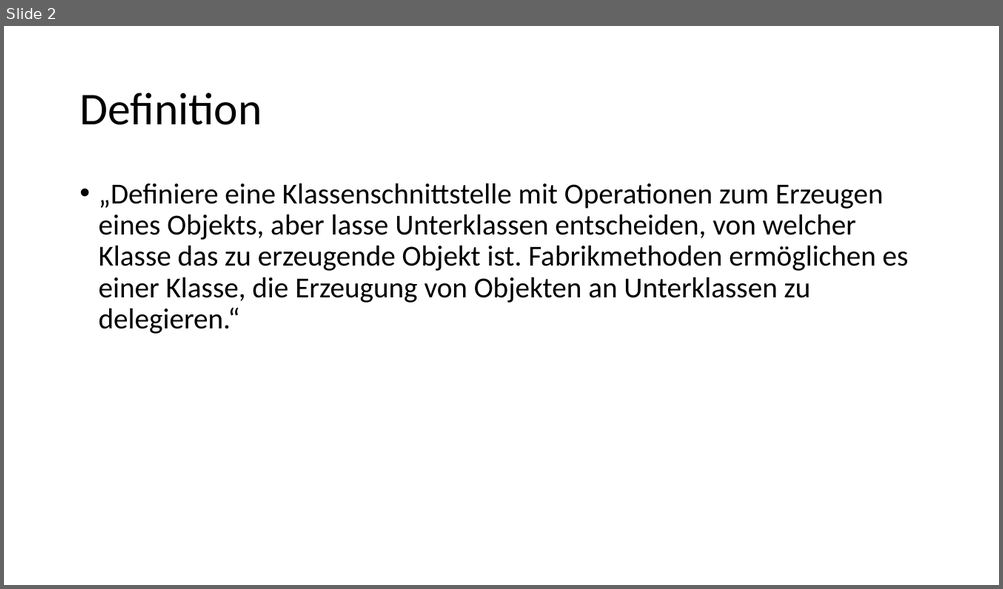
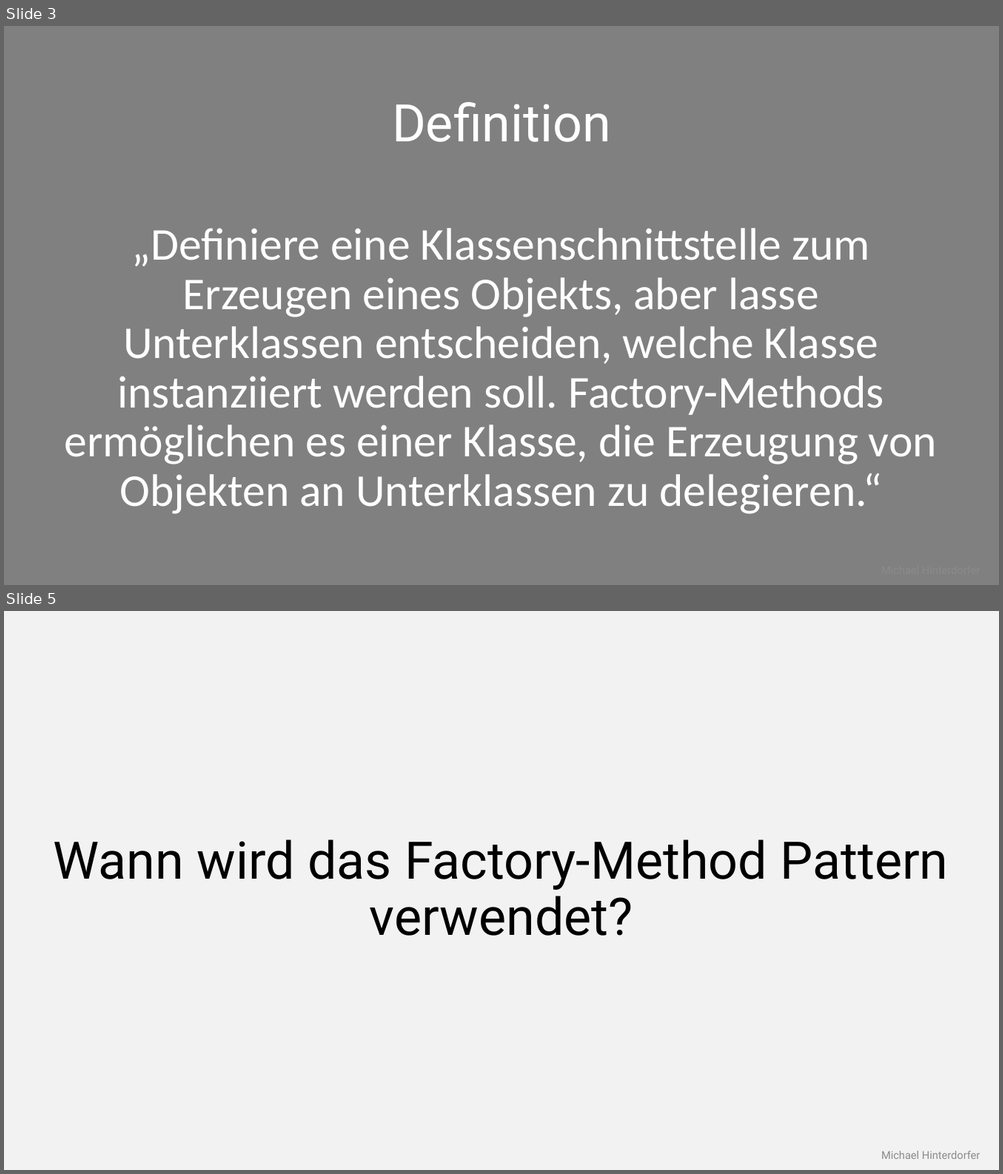
Before and after one commit to mhinterdorfer/FactoryMethod, a slide deck: Presentation/Präsentation.pptx. Shown one above the other, each under a label of ours: slide 2 before the commit, slides 3 and 5 after it; the slides between them are not shown. The pictures are 1003x589 and 1003x1174 pixels, drawn with LibreOffice and Linux fonts; fonts in the diff are those of the drawing. Boxes give left, top, right and bottom in pixels: in the first picture for what was removed or moved away, otherwise in the second. Text is boxed around its words. In the diff, an @@ line names an element or a change of style, - is before the commit and + after.

```diff
--- a/Presentation/Präsentation.pptx
+++ b/Presentation/Präsentation.pptx
@@ slide 5 added at box(4, 611, 999, 1170), background #F2F2F2 @@
@@ title added at box(54, 840, 948, 936), 50 pt, text #000000 @@
+Wann wird das Factory-Method Pattern verwendet?
@@ text added at box(881, 1151, 980, 1159), 10.5 pt, text #8C8C8C @@
+Michael Hinterdorfer
@@ what was slide 2 is now slide 3 @@
@@ slide 3 changed as well @@
@@ background #FFFFFF to #808080 @@
@@ title "Definition": place and size @@
-title "Definition" at box(79, 93, 262, 125)
+title "Definition" at box(392, 102, 611, 142)
@@ title "Definition" at box(392, 102, 611, 142): size 44 to 50 pt, font Calibri to Roboto, text colour #000000 to #FFFFFF; alignment left to centre @@
@@ text at box(65, 228, 936, 514): text changed; size 28 to 44 pt; text colour #000000 to #FFFFFF @@
-• „Definiere eine Klassenschnittstelle mit Operationen zum Erzeugen eines Objekts, aber lasse Unterklassen entscheiden, von welcher Klasse das zu erzeugende Objekt ist. Fabrikmethoden ermöglichen es einer Klasse, die Erzeugung von Objekten an Unterklassen zu delegieren.“
+„Definiere eine Klassenschnittstelle zum Erzeugen eines Objekts, aber lasse Unterklassen entscheiden, welche Klasse instanziiert werden soll. Factory-Methods ermöglichen es einer Klasse, die Erzeugung von Objekten an Unterklassen zu delegieren.“
```
Also in this commit, not shown: 1 other slide changed, 41 other slides added, 5 slides removed.
